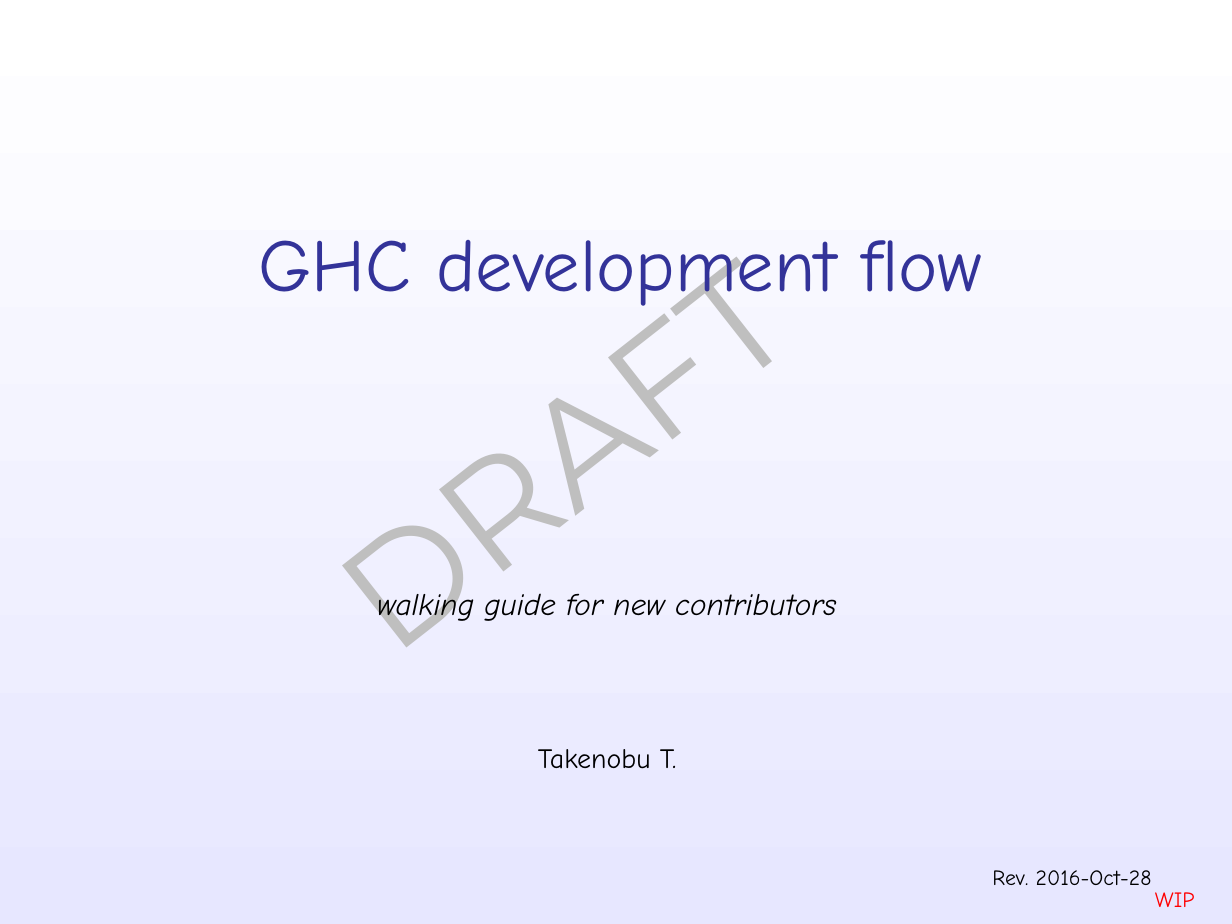
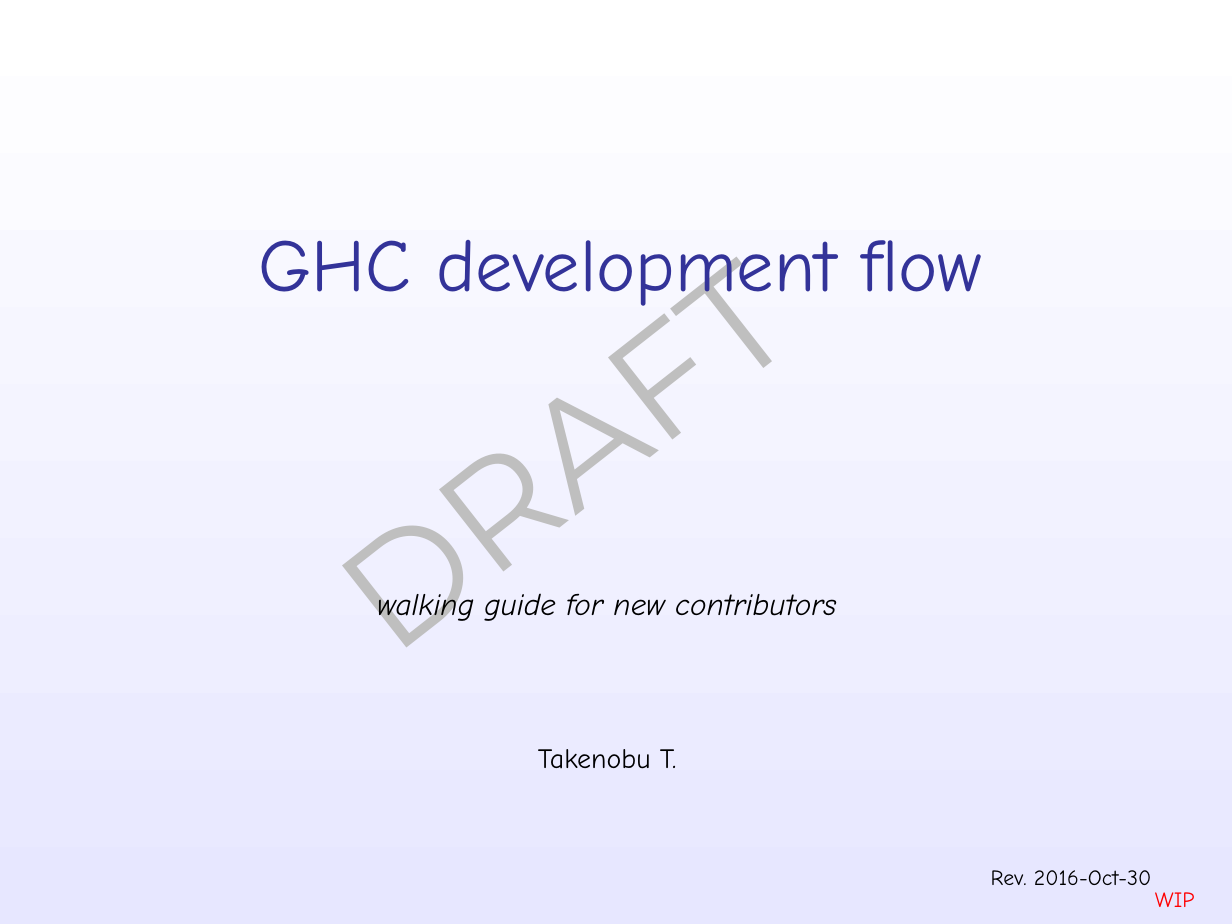
Before and after one commit to takenobu-hs/ghc-development-flow, a slide deck: slide 1 of src/ghc_development_flow.pptx. Drawn at 1232x924 pixels with LibreOffice and Linux fonts; fonts in the diff are those of the drawing. Boxes give left, top, right and bottom in pixels: in the first picture for what was removed or moved away, otherwise in the second. Text is boxed around its words. In the diff, an @@ line names an element or a change of style, - is before the commit and + after.

```diff
--- a/src/ghc_development_flow.pptx
+++ b/src/ghc_development_flow.pptx
@@ text at (991, 870, 1151, 885): text changed @@
-Rev. 2016-Oct-28
+Rev. 2016-Oct-30
```
Also in this commit, not shown: 6 other slides changed, 1 slide added, 1 other file.
